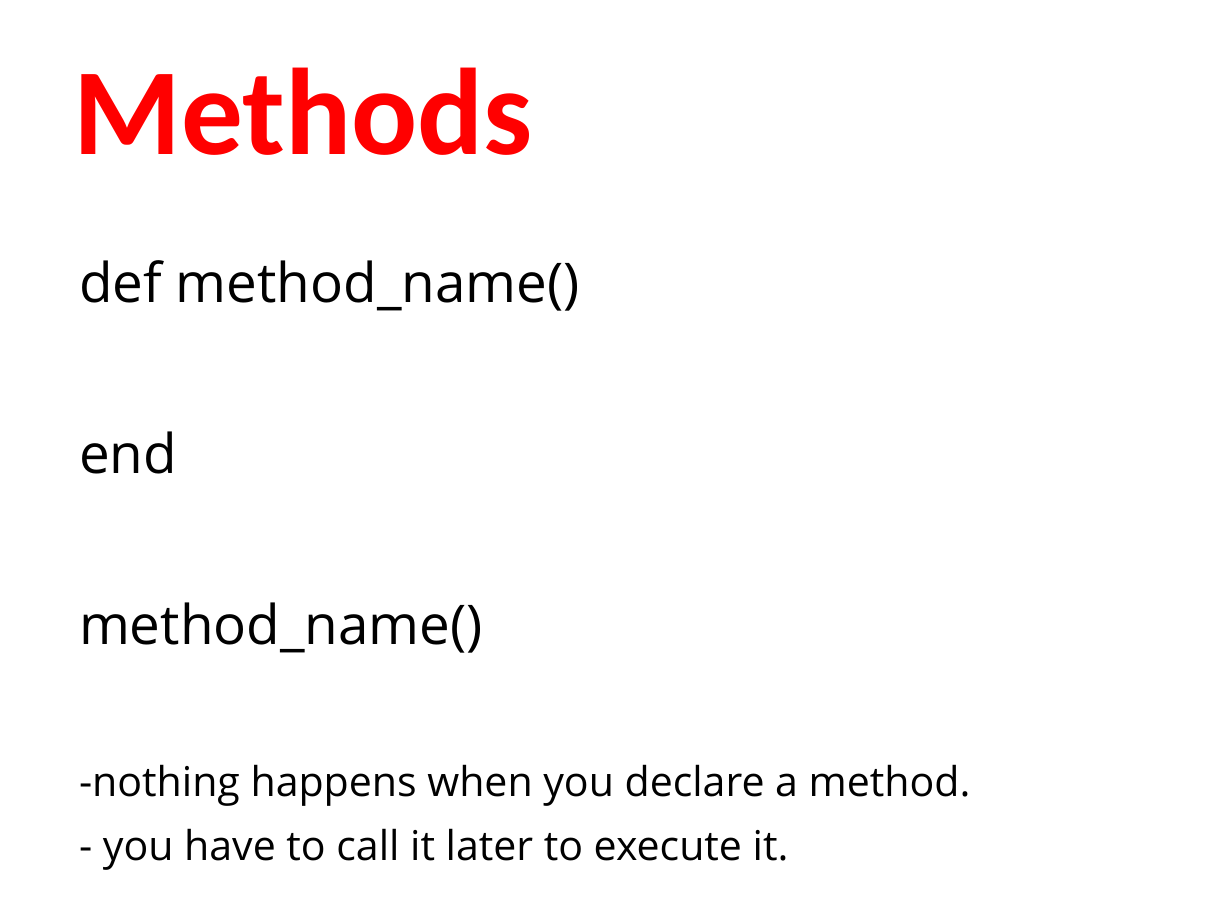
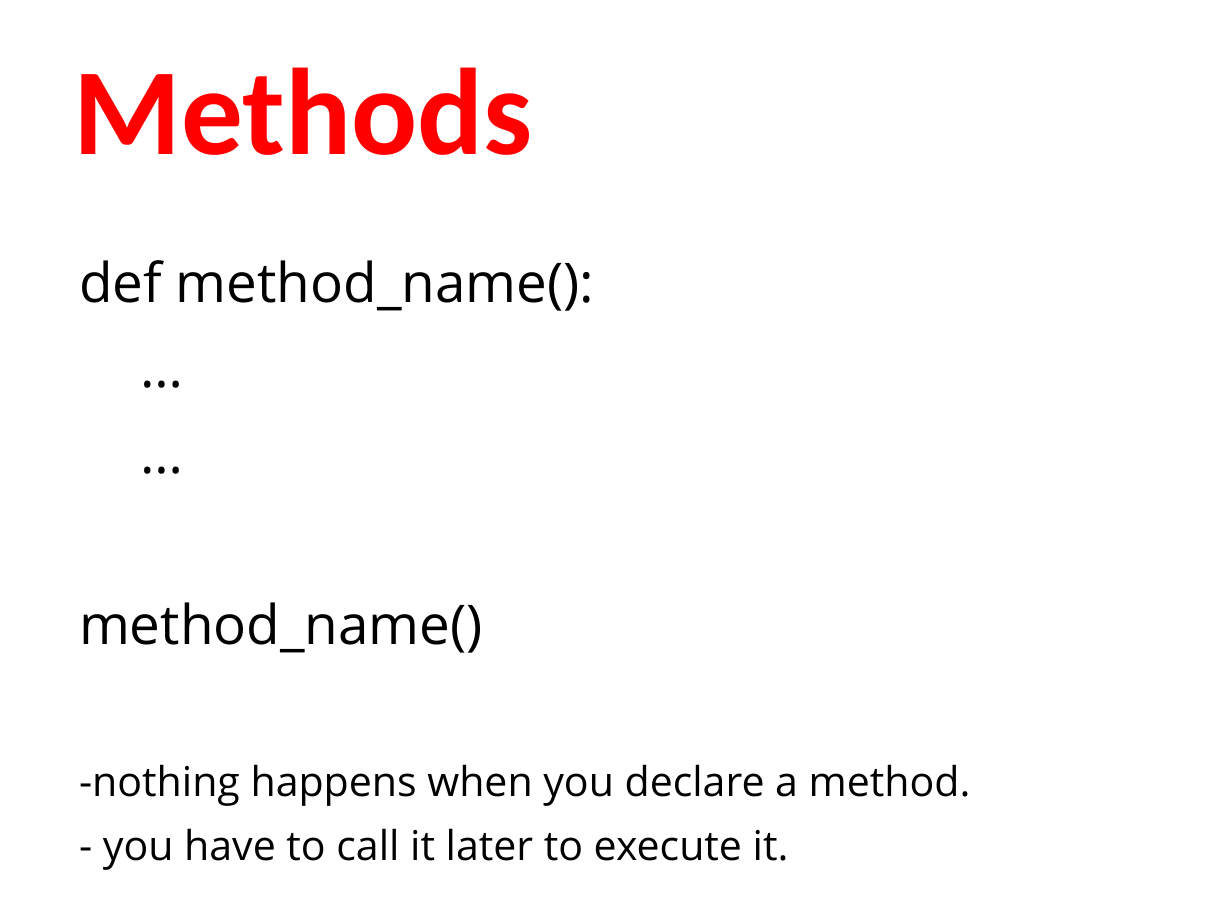
Before and after one commit to humanitiesprogramming/slides, a slide deck: slide 8 of 2017/python/B Done - ish/day2-review.pptx. Drawn at 1232x924 pixels with LibreOffice and Linux fonts; fonts in the diff are those of the drawing. Boxes give left, top, right and bottom in pixels: in the first picture for what was removed or moved away, otherwise in the second. Text is boxed around its words. In the diff, an @@ line names an element or a change of style, - is before the commit and + after.

```diff
--- a/2017/python/B Done - ish/day2-review.pptx
+++ b/2017/python/B Done - ish/day2-review.pptx
@@ text at (x1=79, y1=260, x2=594, y2=311): text changed @@
-def method_name()
-end
+def method_name():
+…
+…
```
Also in this commit, not shown: 4 other slides changed, 1 other file.
